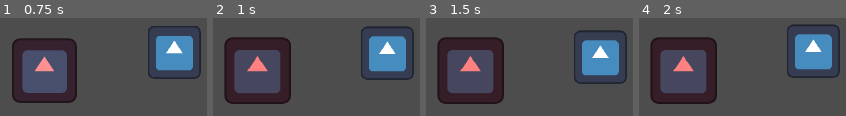
Above: before the commit, frames 1-4 (left to right).
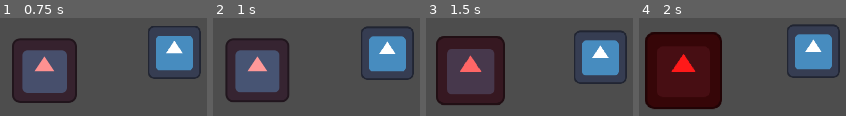
Above: after the commit, the same moments.

Repository: panorb/ludum-dare-53
Game: Godot game, scene res://world.tscn
The game is run twice, just before and just after one commit, with the same random seed, the same clock (stepped at 60 frames per second) and the same inputs. The engine's default icon, where the game draws it, is replaced by a stand-in: a white triangle on a blue panel in a dark square.
Inputs:
- Up to frame 1 (0.75 s): tap Enter (ui_accept) at 0.5 s
- Up to frame 2 (1 s): tap Enter (ui_accept) at 0.77 s
- Up to frame 3 (1.5 s): no input
- Up to frame 4 (2 s): tap Enter (ui_accept) at 1.52 s

Frame 1 is identical in both runs. In frame 2, 3.5% of the frame differs, in the area x 5-38%, y 19-88%; in frame 3, 3.1%; in frame 4, 24%, in the area x 2-41%, y 14-93%.

Commit message:
Add die animation to creatures

Diff:
--- a/godot/game/battle_field/battle_field.tscn
+++ b/godot/game/battle_field/battle_field.tscn
@@ -9,6 +9,7 @@
 
 [node name="Hero" parent="." instance=ExtResource("1_c8ib1")]
 position = Vector2(280, 290)
+health = 100
 max_health = 100
 
 [node name="Dragon" parent="." instance=ExtResource("3_n2d58")]
--- a/godot/game/battle_field/creatures/creature.tscn
+++ b/godot/game/battle_field/creatures/creature.tscn
@@ -41,6 +41,18 @@
 "update": 0,
 "values": [Color(1, 1, 1, 1)]
 }
+tracks/3/type = "value"
+tracks/3/imported = false
+tracks/3/enabled = true
+tracks/3/path = NodePath("Sprite2D:rotation")
+tracks/3/interp = 1
+tracks/3/loop_wrap = true
+tracks/3/keys = {
+"times": PackedFloat32Array(0),
+"transitions": PackedFloat32Array(1),
+"update": 0,
+"values": [0.0]
+}
 
 [sub_resource type="Animation" id="Animation_13eqp"]
 resource_name = "attack"
@@ -59,6 +71,18 @@
 
 [sub_resource type="Animation" id="Animation_ad6fw"]
 resource_name = "die"
+tracks/0/type = "value"
+tracks/0/imported = false
+tracks/0/enabled = true
+tracks/0/path = NodePath("Sprite2D:rotation")
+tracks/0/interp = 1
+tracks/0/loop_wrap = true
+tracks/0/keys = {
+"times": PackedFloat32Array(0, 0.2, 0.3, 0.5, 0.7, 1),
+"transitions": PackedFloat32Array(1, 1, 1, 1, 1, 1),
+"update": 0,
+"values": [0.0, -0.205949, 0.205949, -0.328122, 1.0472, 1.5708]
+}
 
 [sub_resource type="Animation" id="Animation_wuiax"]
 resource_name = "hurt"
--- a/godot/game/battle_field/creatures/dragon.tscn
+++ b/godot/game/battle_field/creatures/dragon.tscn
@@ -3,3 +3,6 @@
 [ext_resource type="PackedScene" uid="uid://btdj1js5dgurd" path="res://game/battle_field/creatures/creature.tscn" id="1_teh3j"]
 
 [node name="Dragon" instance=ExtResource("1_teh3j")]
+
+[node name="Sprite2D" parent="." index="0"]
+rotation = 0.0
